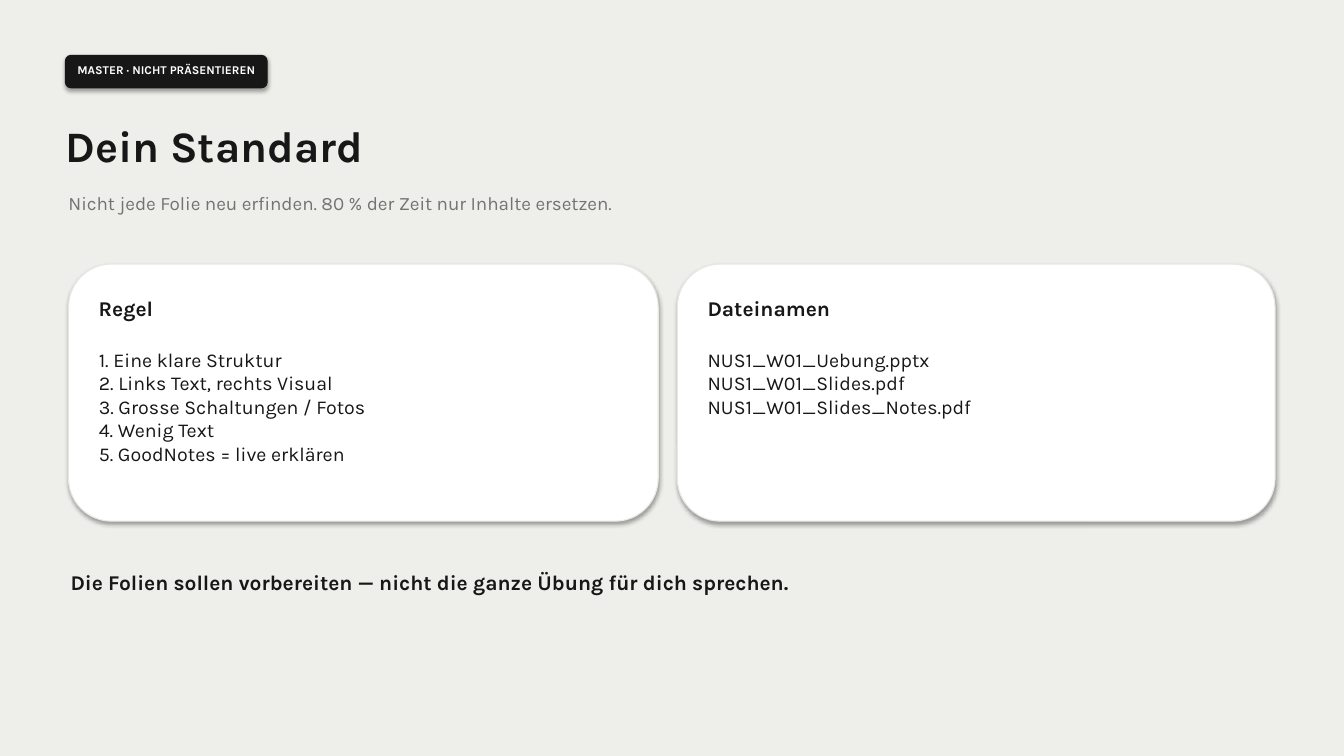
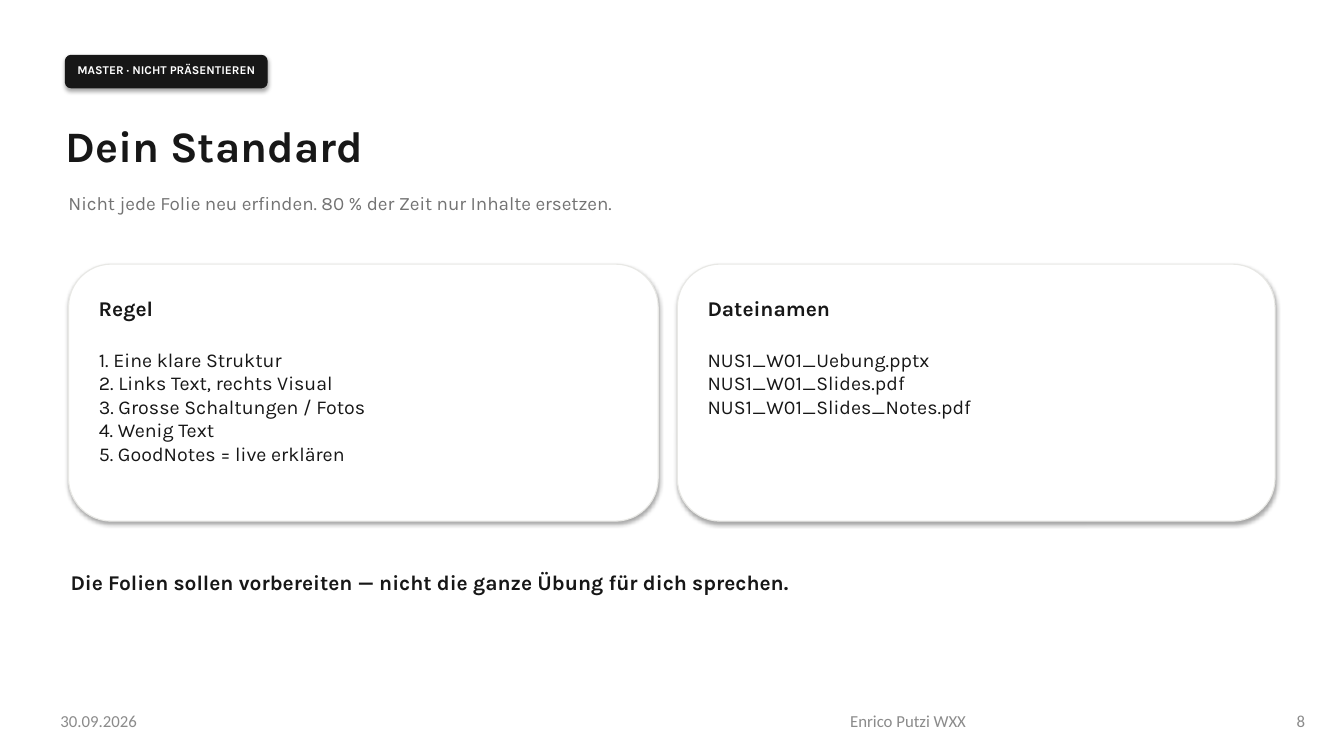
Before and after one commit to eputzi/eputzi.github.io, a slide deck: slide 8 of courses/nus1/files/slides/template.pptx. Drawn at 1344x756 pixels with LibreOffice and Linux fonts; fonts in the diff are those of the drawing. Boxes give left, top, right and bottom in pixels: in the first picture for what was removed or moved away, otherwise in the second. Text is boxed around its words. In the diff, an @@ line names an element or a change of style, - is before the commit and + after.

```diff
--- a/courses/nus1/files/slides/template.pptx
+++ b/courses/nus1/files/slides/template.pptx
@@ background #EEEEEA to #FFFFFF @@
@@ text added at (60, 716, 136, 727), 12 pt, text #8C8C8C @@
+30.09.2026
@@ text added at (850, 715, 966, 727), 12 pt, text #8C8C8C @@
+Enrico Putzi WXX
@@ page number added at (1297, 715, 1305, 727), 12 pt, text #8C8C8C @@
+8
```
Also in this commit, not shown: 7 other slides changed, 3 other files.
